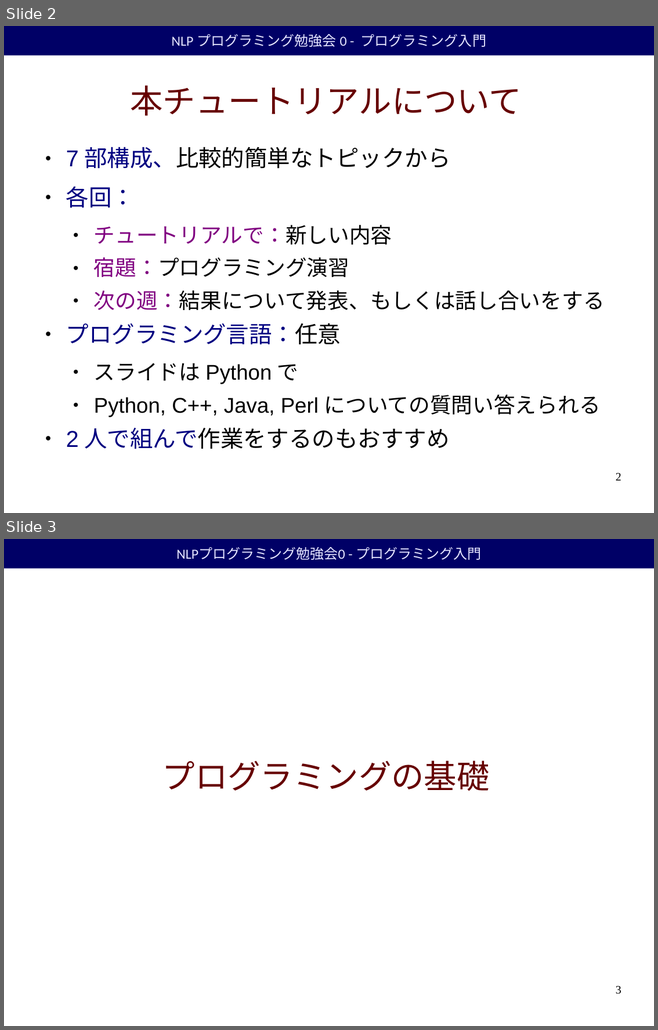
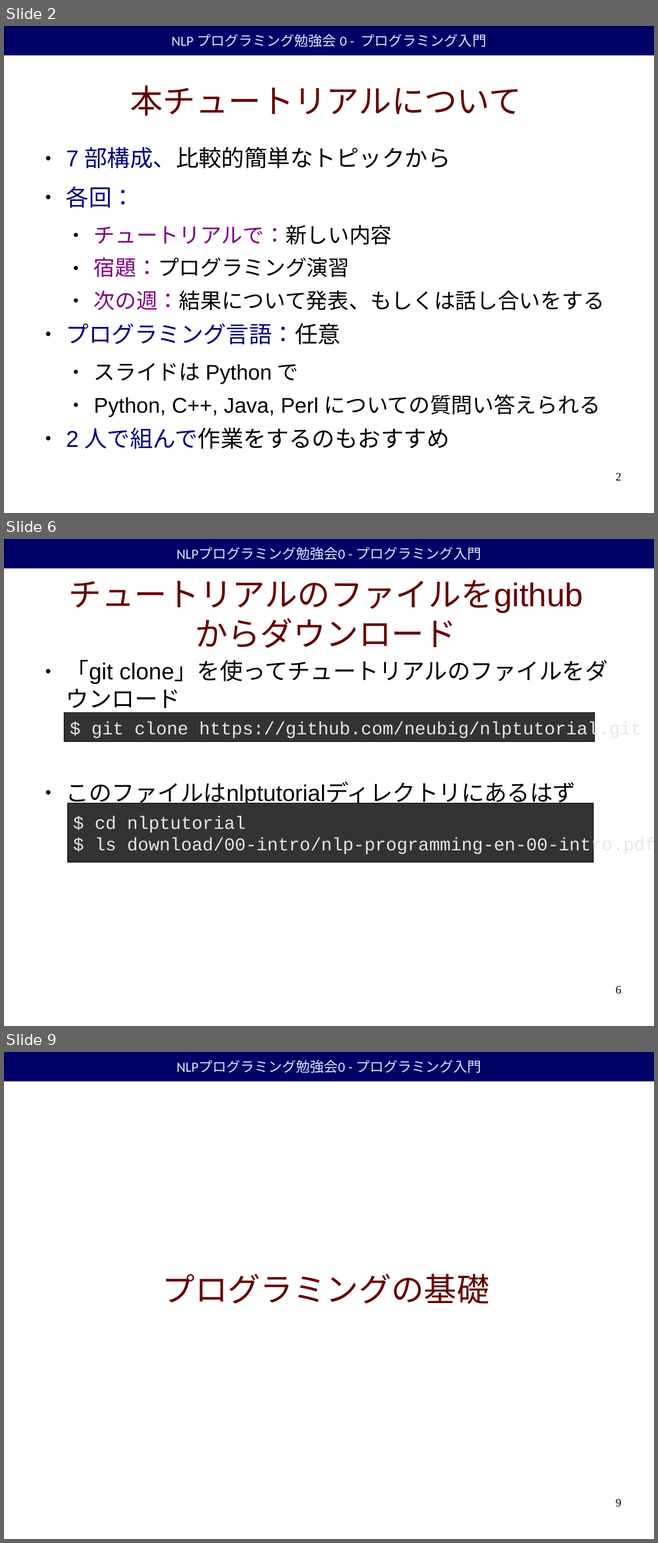
Before and after one commit to duffrind/nlppractice, a slide deck: 00-intro/nlp-programming-ja-00-intro.odp. Shown one above the other, each under a label of ours: slides 2 and 3 before the commit, slides 2, 6 and 9 after it; the slides between them are not shown. The pictures are 658x1030 and 658x1543 pixels, drawn with LibreOffice and Linux fonts; fonts in the diff are those of the drawing; background and template pictures are left out. Boxes give left, top, right and bottom in pixels: in the first picture for what was removed or moved away, otherwise in the second. Text is boxed around its words. In the diff, an @@ line names an element or a change of style, - is before the commit and + after.

```diff
--- a/00-intro/nlp-programming-ja-00-intro.odp
+++ b/00-intro/nlp-programming-ja-00-intro.odp
@@ slide 6 added at (x1=4, y1=539, x2=654, y2=1026), background #FFFFFF; not listed: 1 template element that a slide beside it also shows @@
@@ title added at (x1=69, y1=580, x2=583, y2=648), 40 pt, text #660000 @@
+チュートリアルのファイルをgithub
+からダウンロード
@@ text added at (x1=66, y1=660, x2=608, y2=808), 28 pt, text #000000 @@
+● 「git clone」を使ってチュートリアルのファイルをダウンロード
+● このファイルはnlptutorialディレクトリにあるはず
@@ rectangle added at (x1=64, y1=712, x2=594, y2=742), fill #333333, outline #000000 0 pt, 22 pt, text #E6E6E6 @@
+$ git clone https://github.com/neubig/nlptutorial.git
@@ rectangle added at (x1=67, y1=803, x2=593, y2=863), fill #333333, outline #000000 0 pt, 22 pt, text #E6E6E6 @@
+$ cd nlptutorial
+$ ls download/00-intro/nlp-programming-en-00-intro.pdf
@@ page number added at (x1=615, y1=986, x2=621, y2=994), 14 pt, text #000000 @@
+6
@@ what was slide 3 is now slide 9 @@
@@ page number at (x1=615, y1=1499, x2=621, y2=1507): text changed @@
-3
+9
```
Also in this commit, not shown: 2 slides changed, 4 other slides added, 4 other files.
